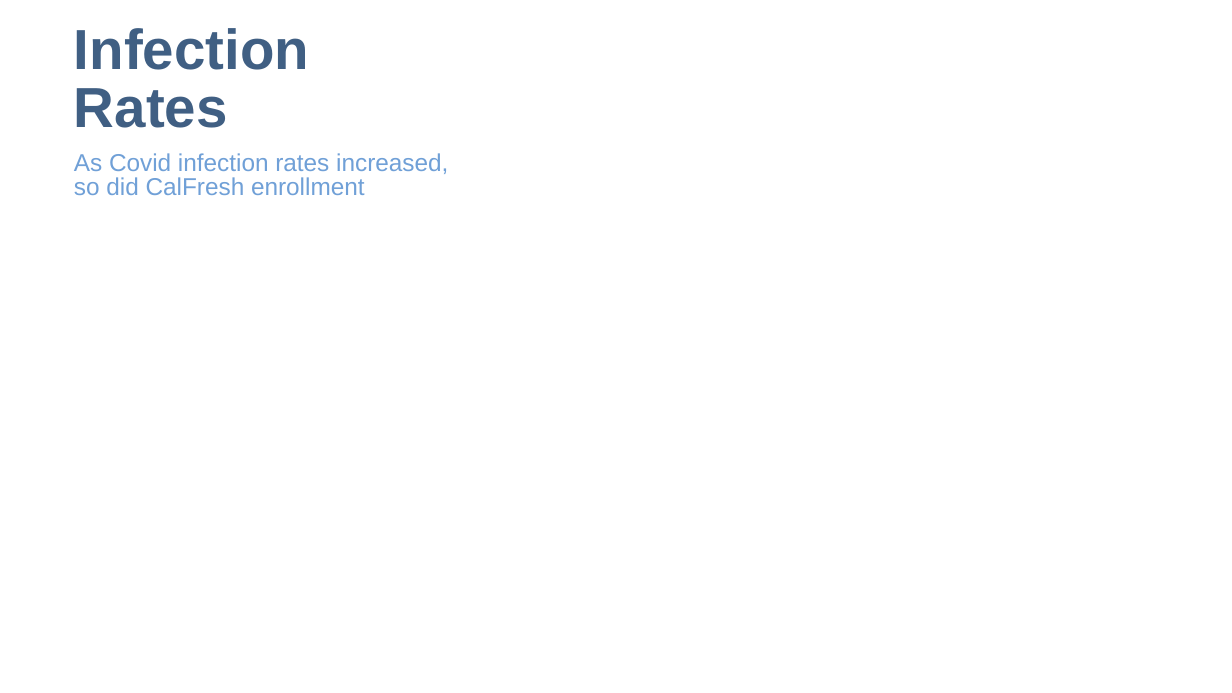
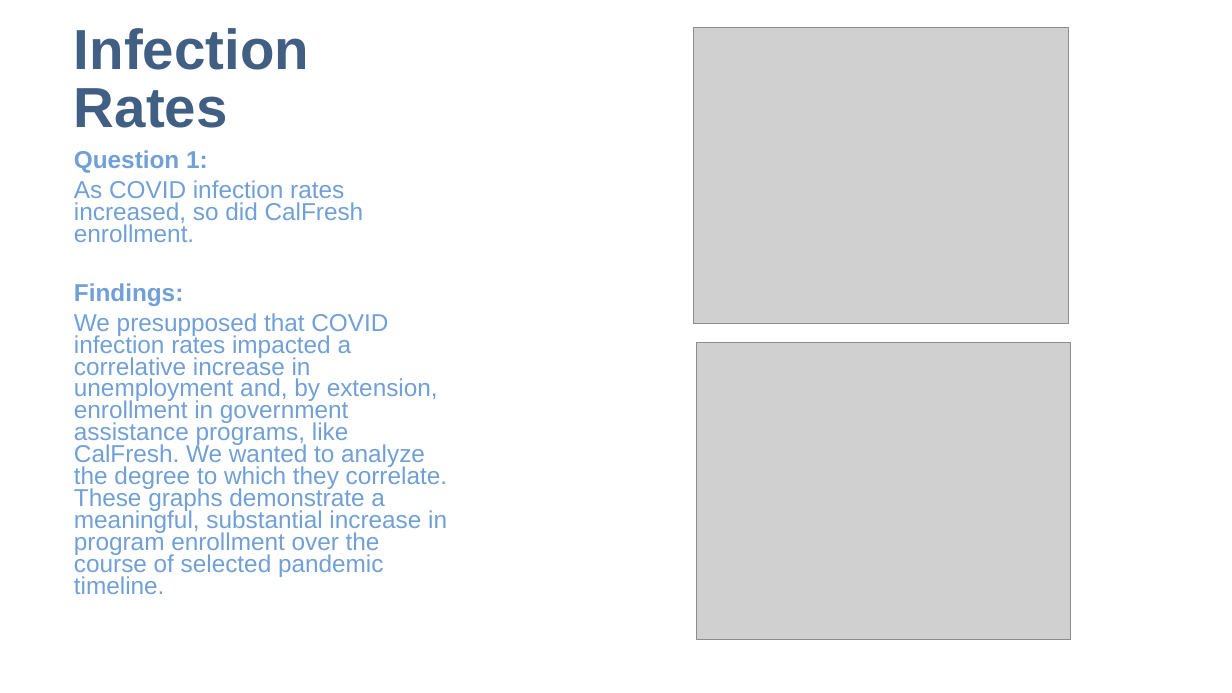
Before and after one commit to speedracer05/Covid_CalFresh, a slide deck: slide 3 of Presentation/Covid_CalFresh_v.01.pptx. Drawn at 1232x693 pixels with LibreOffice and Linux fonts; fonts in the diff are those of the drawing; grey boxes stand for pictures. Boxes give left, top, right and bottom in pixels: in the first picture for what was removed or moved away, otherwise in the second. Text is boxed around its words. In the diff, an @@ line names an element or a change of style, - is before the commit and + after.

```diff
--- a/Presentation/Covid_CalFresh_v.01.pptx
+++ b/Presentation/Covid_CalFresh_v.01.pptx
@@ picture added at <box>693,28,1068,323</box> @@
@@ text at <box>74,150,447,594</box>: text changed @@
-As Covid infection rates increased, so did CalFresh enrollment
+Question 1:
+As COVID infection rates increased, so did CalFresh enrollment.
+Findings:
+We presupposed that COVID infection rates impacted a correlative increase in unemployment and, by extension, enrollment in government assistance programs, like CalFresh. We wanted to analyze the degree to which they correlate. These graphs demonstrate a meaningful, substantial increase in program enrollment over the course of selected pandemic timeline.
@@ picture added at <box>696,343,1070,640</box> @@
```
Also in this commit, not shown: 1 other slide changed, 1 other file.
